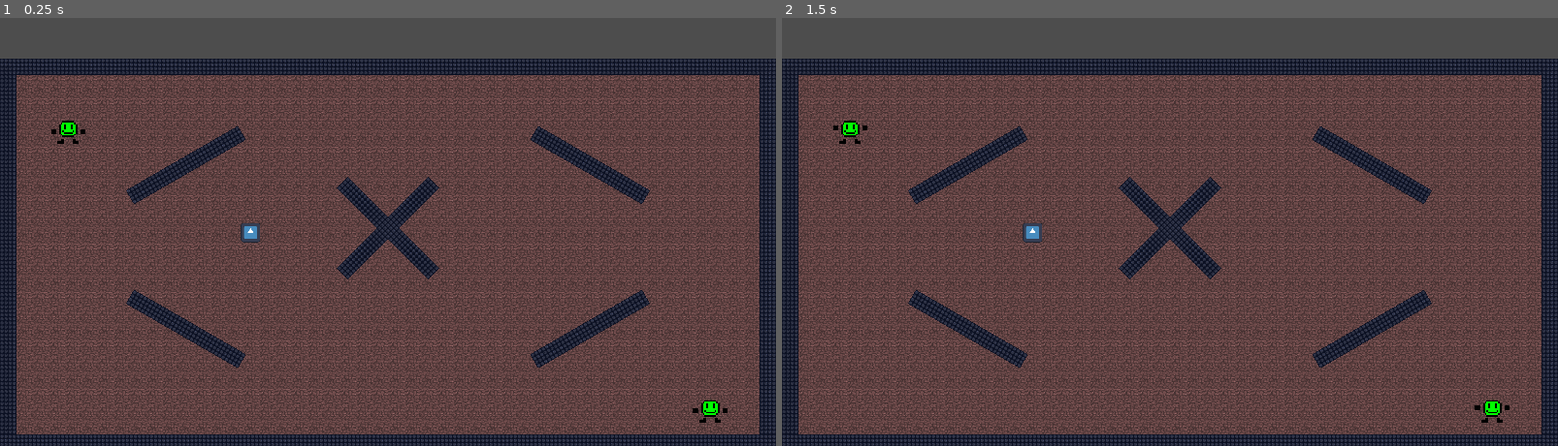
Above: before the commit, frames 1-2 (left to right).
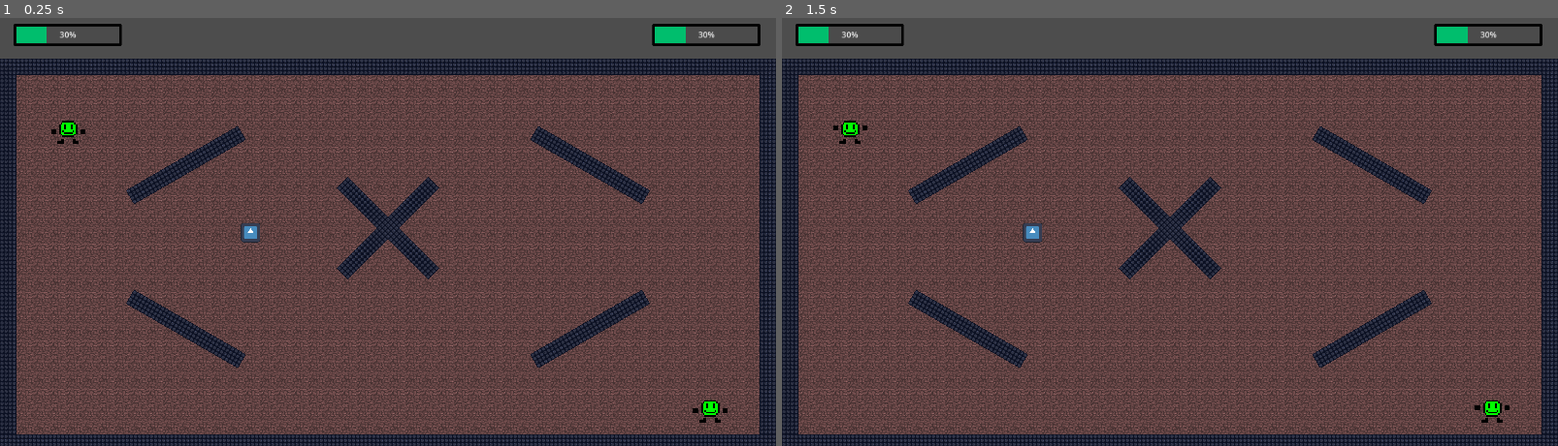
Above: after the commit, the same moments.

Repository: tillmii/Shootjective
Game: Godot game, scene res://main/main.tscn
The game is run twice, just before and just after one commit, with the same random seed, the same clock (stepped at 60 frames per second) and the same inputs. The engine's default icon, where the game draws it, is replaced by a stand-in: a white triangle on a blue panel in a dark square.
Inputs:
- Up to frame 1 (0.25 s): no input
- Up to frame 2 (1.5 s): tap Enter at 0.5 s; tap Space at 1.25 s

The runs differ from the first frame. In frame 1, 0.8% of the frame differs, in the area x 1-98%, y 1-7%; in frame 2, 0.8%.

Commit message:
hits reduce health

Diff:
--- a/UI/health_bar.gd
+++ b/UI/health_bar.gd
@@ -1,8 +1,15 @@
 extends ProgressBar
 
 @export var initial_values : initial_values
+@export var player : player_character
+@export var player_health : health
 
 func _ready():
+	for child in player.get_children():
+		if child is health:
+			player_health = child
+	player_health.hit_points_changed.connect(update_value)
+
 	max_value = initial_values.character_max_hit_points
 	value = initial_values.character_start_hit_points
 
--- a/main/main.tscn
+++ b/main/main.tscn
@@ -1,9 +1,10 @@
-[gd_scene load_steps=12 format=3 uid="uid://clol7avgfpm7v"]
+[gd_scene load_steps=13 format=3 uid="uid://clol7avgfpm7v"]
 
 [ext_resource type="PackedScene" uid="uid://cq5s0d2kx7dv6" path="res://player/player.tscn" id="1_cptyd"]
 [ext_resource type="PackedScene" uid="uid://craupcfmahbwv" path="res://pickups/pickup_spawner.tscn" id="2_ayads"]
 [ext_resource type="Texture2D" uid="uid://b8i16pbnhcgvw" path="res://main/art/Wall_1_klein.png" id="3_peqwy"]
 [ext_resource type="Texture2D" uid="uid://bueow420axhhd" path="res://main/art/Floor_Tile_1_klein.png" id="4_4geqi"]
+[ext_resource type="PackedScene" uid="uid://cya5jiu8o4r5a" path="res://UI/health_bar.tscn" id="5_cqh1d"]
 
 [sub_resource type="TileSetAtlasSource" id="TileSetAtlasSource_7nu04"]
 texture = ExtResource("4_4geqi")
@@ -176,3 +177,25 @@
 [node name="player2" parent="." instance=ExtResource("1_cptyd")]
 position = Vector2(638, 364)
 player_index = "p2"
+
+[node name="HUD" type="Control" parent="."]
+layout_mode = 3
+anchors_preset = 0
+offset_right = 40.0
+offset_bottom = 40.0
+
+[node name="HealthBarP1" parent="HUD" node_paths=PackedStringArray("player") instance=ExtResource("5_cqh1d")]
+layout_mode = 0
+offset_left = -736.0
+offset_top = -400.0
+offset_right = -532.0
+offset_bottom = -367.0
+player = NodePath("../../player")
+
+[node name="HealthBarP2" parent="HUD" node_paths=PackedStringArray("player") instance=ExtResource("5_cqh1d")]
+layout_mode = 0
+offset_left = 528.0
+offset_top = -400.0
+offset_right = 732.0
+offset_bottom = -367.0
+player = NodePath("../../player2")
--- a/player/health.gd
+++ b/player/health.gd
@@ -12,6 +12,9 @@
 	current_hit_points = initial_values.character_start_hit_points
 	max_hit_points = initial_values.character_max_hit_points
 	hit_points_changed.emit(current_hit_points)
+
+func apply_hit():
+	take_damage(1)
 
 func heal_by_amount(heal_amount : int):
 	current_hit_points += heal_amount
--- a/player/player.gd
+++ b/player/player.gd
@@ -1,4 +1,5 @@
 extends CharacterBody2D
+class_name player_character
 
 @export_enum("p1", "p2") var player_index: String
 const SPEED = 400.0
--- a/player/player.tscn
+++ b/player/player.tscn
@@ -18,12 +18,13 @@
 [ext_resource type="Texture2D" uid="uid://dieevacmcra4r" path="res://player/art/walk/sprite_7.png" id="8_ygt3a"]
 [ext_resource type="Texture2D" uid="uid://d3kftcqdogxnh" path="res://player/art/idle/sprite_0.png" id="9_xn7cd"]
 [ext_resource type="Texture2D" uid="uid://da7uhltxxq7ge" path="res://player/art/idle/sprite_1.png" id="10_3ix1u"]
-[ext_resource type="PackedScene" path="res://player/shooter.tscn" id="10_grwlg"]
+[ext_resource type="PackedScene" uid="uid://c6su31t67ncek" path="res://player/shooter.tscn" id="10_grwlg"]
 [ext_resource type="Texture2D" uid="uid://bsar72glomlv" path="res://player/art/idle/sprite_2.png" id="11_s7ptk"]
 [ext_resource type="Texture2D" uid="uid://c5mar4bjuo0g2" path="res://player/art/idle/sprite_3.png" id="12_qrdfr"]
 [ext_resource type="Texture2D" uid="uid://dan8ni717bwli" path="res://player/art/idle/sprite_4.png" id="13_01m2c"]
 [ext_resource type="AudioStream" uid="uid://chqws3p38q3ld" path="res://player/sfx/laserShoot1.wav" id="23_rqhtj"]
 [ext_resource type="AudioStream" uid="uid://bdb6c6j3jvmdp" path="res://player/sfx/dash1.wav" id="24_n2i56"]
+[ext_resource type="PackedScene" uid="uid://cgd2swuhlr3rf" path="res://player/health.tscn" id="25_otbrv"]
 
 [sub_resource type="SpriteFrames" id="SpriteFrames_ywv22"]
 animations = [{
@@ -135,4 +136,6 @@
 stream = ExtResource("24_n2i56")
 pitch_scale = 2.0
 
+[node name="Health" parent="." instance=ExtResource("25_otbrv")]
+
 [connection signal="timeout" from="DashCooldown" to="." method="_on_dash_cooldown_timeout"]
--- a/projectile/projectile.gd
+++ b/projectile/projectile.gd
@@ -22,15 +22,21 @@
 		for body in get_overlapping_bodies():
 			if body.get_collision_layer() == 2:
 				print("player")
+				apply_player_hit(body)
 			if body.get_collision_layer() == 1:
 				print("wall")
 		queue_free()
-
 
 func apply_impulse(dir: Vector2, speed = SPEED):
 	DIRECTION = dir.normalized()
 	SPEED = speed
 
+func apply_player_hit(body : PhysicsBody2D):
+	if !is_instance_valid(body):
+		return
+	for child in body.get_children():
+		if child.has_method("apply_hit"):
+			child.apply_hit()
 
 func _on_body_exited(body):
 	_active = true
Not shown: 1 places in player/player.tscn that only renumber resources
